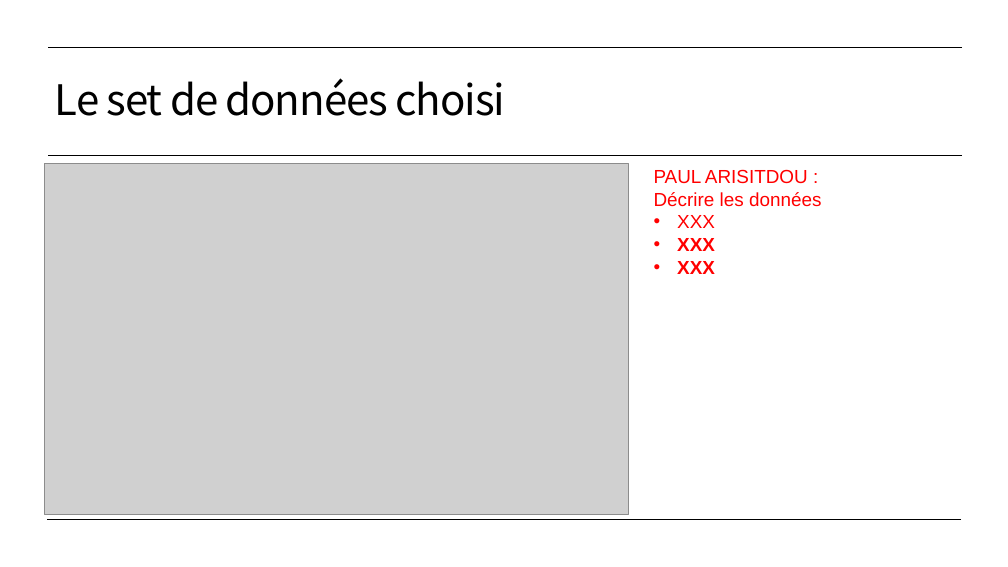
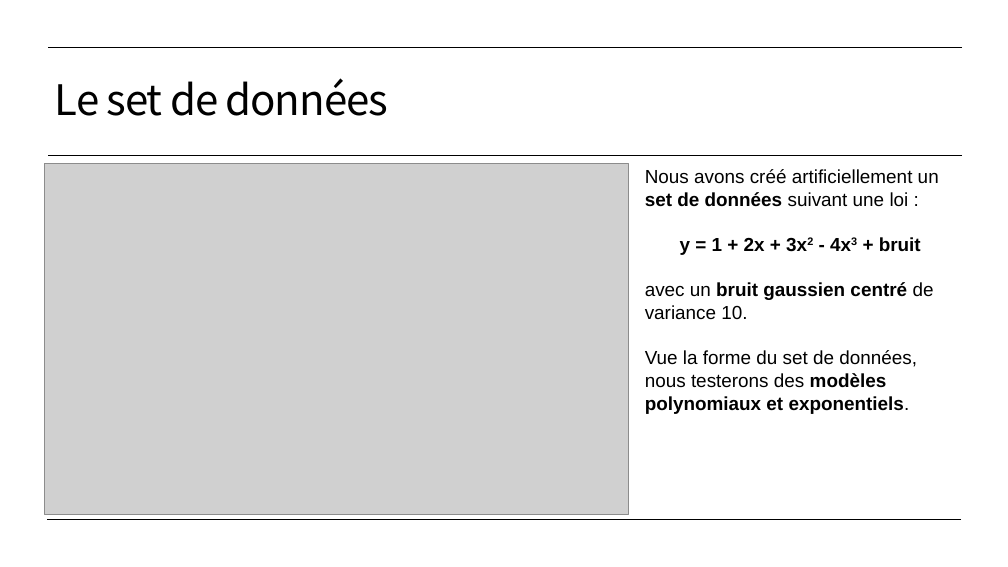
Before and after one commit to olivier-lapabe/Algorithmic-Information-in-AI---Fine-Tuning-Regression-Models-for-Peak-Performance, a slide deck: slide 4 of Soutenance.pptx. Drawn at 1008x567 pixels with LibreOffice and Linux fonts; fonts in the diff are those of the drawing; grey boxes stand for pictures. Boxes give left, top, right and bottom in pixels: in the first picture for what was removed or moved away, otherwise in the second. Text is boxed around its words. In the diff, an @@ line names an element or a change of style, - is before the commit and + after.

```diff
--- a/Soutenance.pptx
+++ b/Soutenance.pptx
@@ title at bbox=[55, 78, 389, 116]: text changed @@
-Le set de données choisi
+Le set de données
@@ text at bbox=[645, 169, 939, 414]: text changed; text colour #FF0000 to #000000 @@
-PAUL ARISITDOU :
-Décrire les données
-• XXX
-• XXX
-• XXX
+Nous avons créé artificiellement un set de données suivant une loi :
+y = 1 + 2x + 3x2 - 4x3 + bruit
+avec un bruit gaussien centré de variance 10.
+Vue la forme du set de données, nous testerons des modèles polynomiaux et exponentiels.
```
Also in this commit, not shown: 2 other slides changed, 2 slides added, 2 slides removed, 1 other file.
